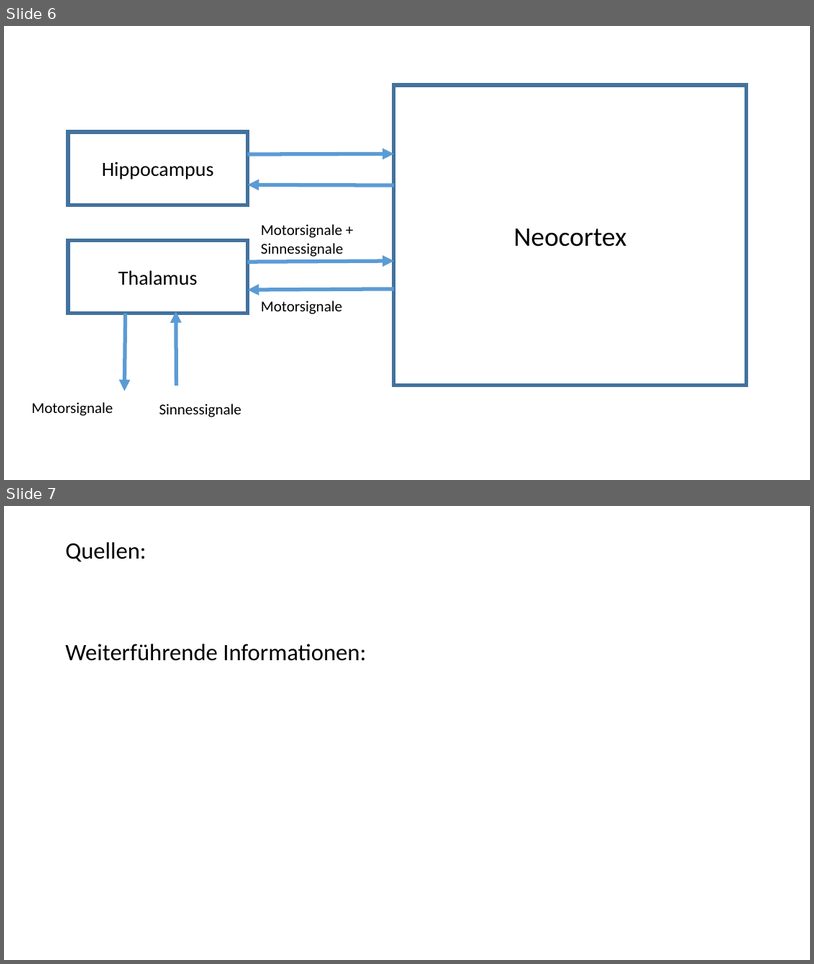
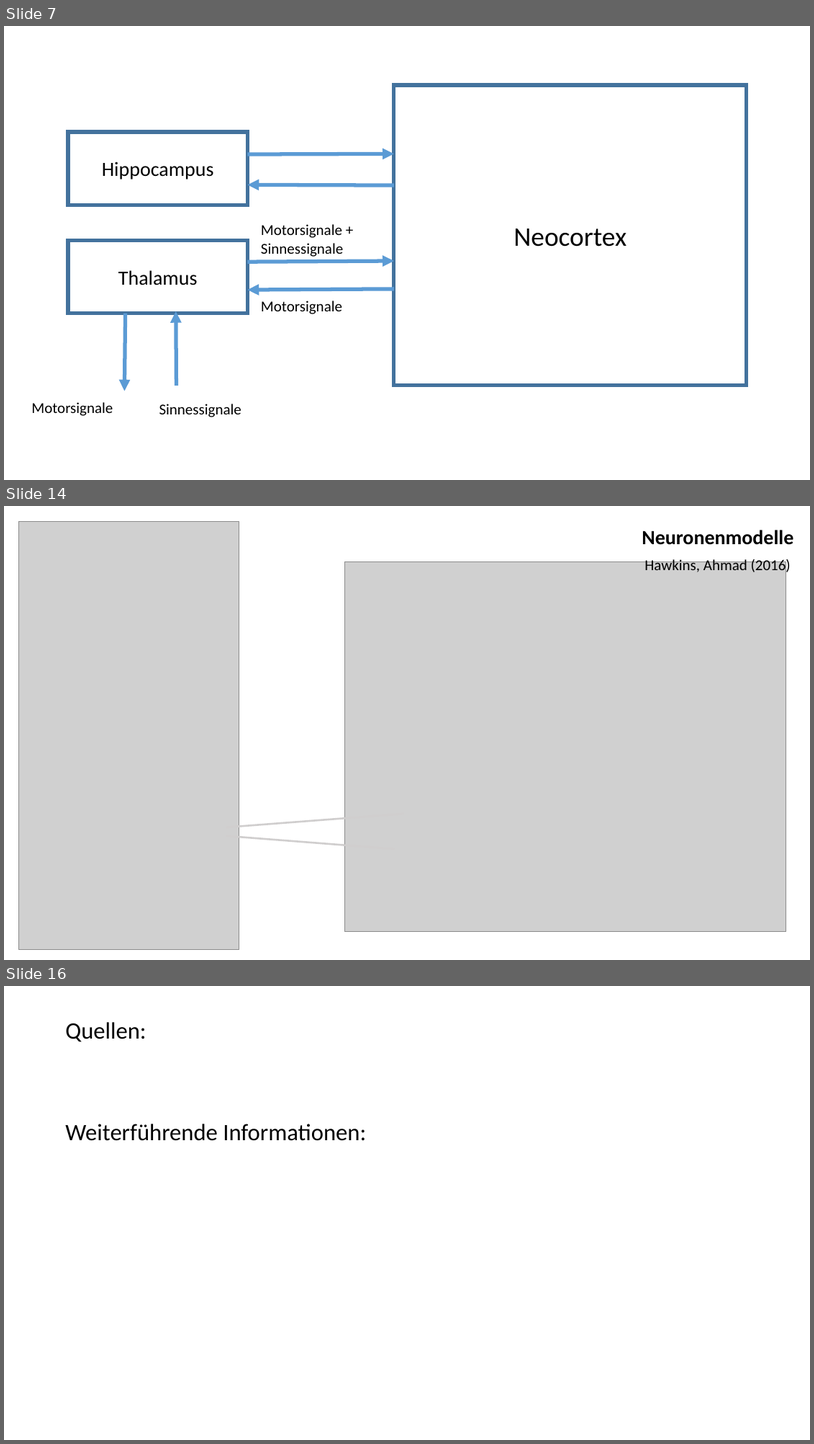
Before and after one commit to danck/hsem, a slide deck: Vortrag/hsem.pptx. Shown one above the other, each under a label of ours: slides 6 and 7 before the commit, slides 7, 14 and 16 after it; the slides between them are not shown. The pictures are 814x964 and 814x1444 pixels, drawn with LibreOffice and Linux fonts; fonts in the diff are those of the drawing; grey boxes stand for pictures. Boxes give left, top, right and bottom in pixels: in the first picture for what was removed or moved away, otherwise in the second. Text is boxed around its words. In the diff, an @@ line names an element or a change of style, - is before the commit and + after.

Commit message:
add slides and pictures

```diff
--- a/Vortrag/hsem.pptx
+++ b/Vortrag/hsem.pptx
@@ slide 14 added at (4, 506, 810, 960), background #FFFFFF @@
@@ picture added at (18, 522, 239, 950) @@
@@ text added at (642, 530, 794, 545), 24 pt, text #000000, bold @@
+Neuronenmodelle
@@ picture added at (345, 562, 786, 932) @@
@@ text added at (645, 557, 791, 574), 18 pt, text #000000 @@
+Hawkins, Ahmad (2016)
@@ line added from (226, 827) to (404, 813), #D0CECE 2.25 pt @@
@@ line added from (226, 836) to (395, 849), #D0CECE 2.25 pt @@
@@ what was slide 6 is now slide 7 @@
@@ what was slide 7 is now slide 16 @@
```
Also in this commit, not shown: 1 slide changed, 8 other slides added.
